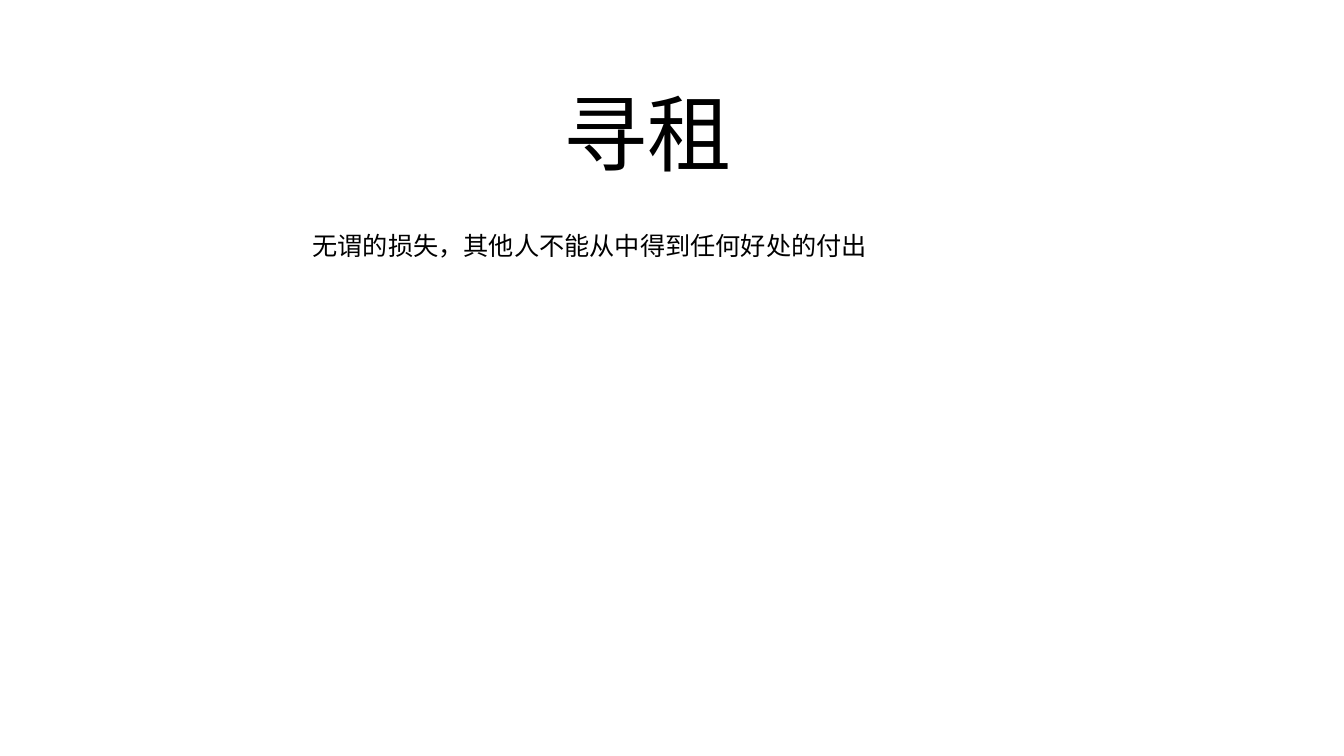
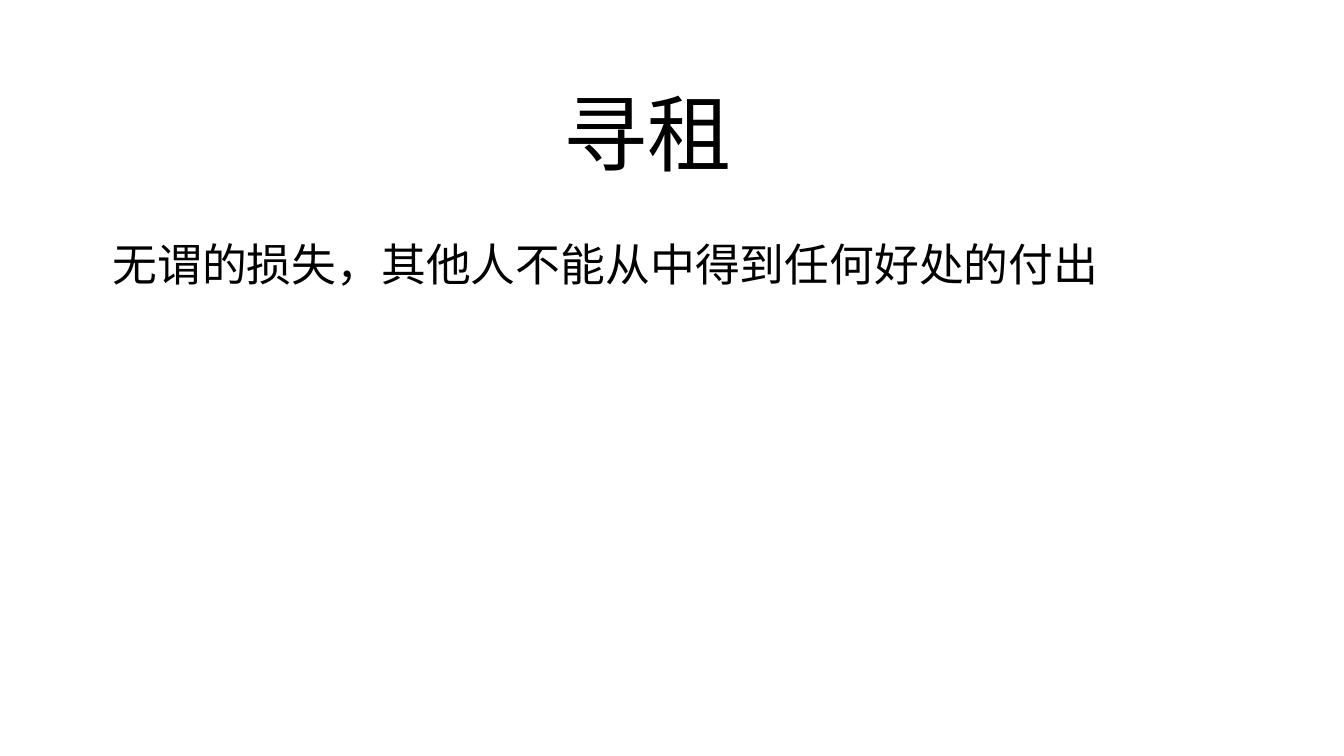
Before and after one commit to FredJiangFei/MyDocuments, a slide deck: slide 7 of 火车票/火车票.pptx (slide 10 before the commit). Drawn at 1344x756 pixels with LibreOffice and Linux fonts; fonts in the diff are those of the drawing. Boxes give left, top, right and bottom in pixels: in the first picture for what was removed or moved away, otherwise in the second. Text is boxed around its words. In the diff, an @@ line names an element or a change of style, - is before the commit and + after.

```diff
--- a/火车票/火车票.pptx
+++ b/火车票/火车票.pptx
@@ text "无谓的损失，其他人不能从中得到任何好处的付出": place and size @@
-text "无谓的损失，其他人不能从中得到任何好处的付出" at [313, 233, 867, 258]
+text "无谓的损失，其他人不能从中得到任何好处的付出" at [112, 243, 1098, 286]
@@ text "无谓的损失，其他人不能从中得到任何好处的付出" at [112, 243, 1098, 286]: size 18 to 32 pt @@
```
Also in this commit, not shown: 8 other slides changed, 3 slides added, 6 slides removed, 3 other files.
